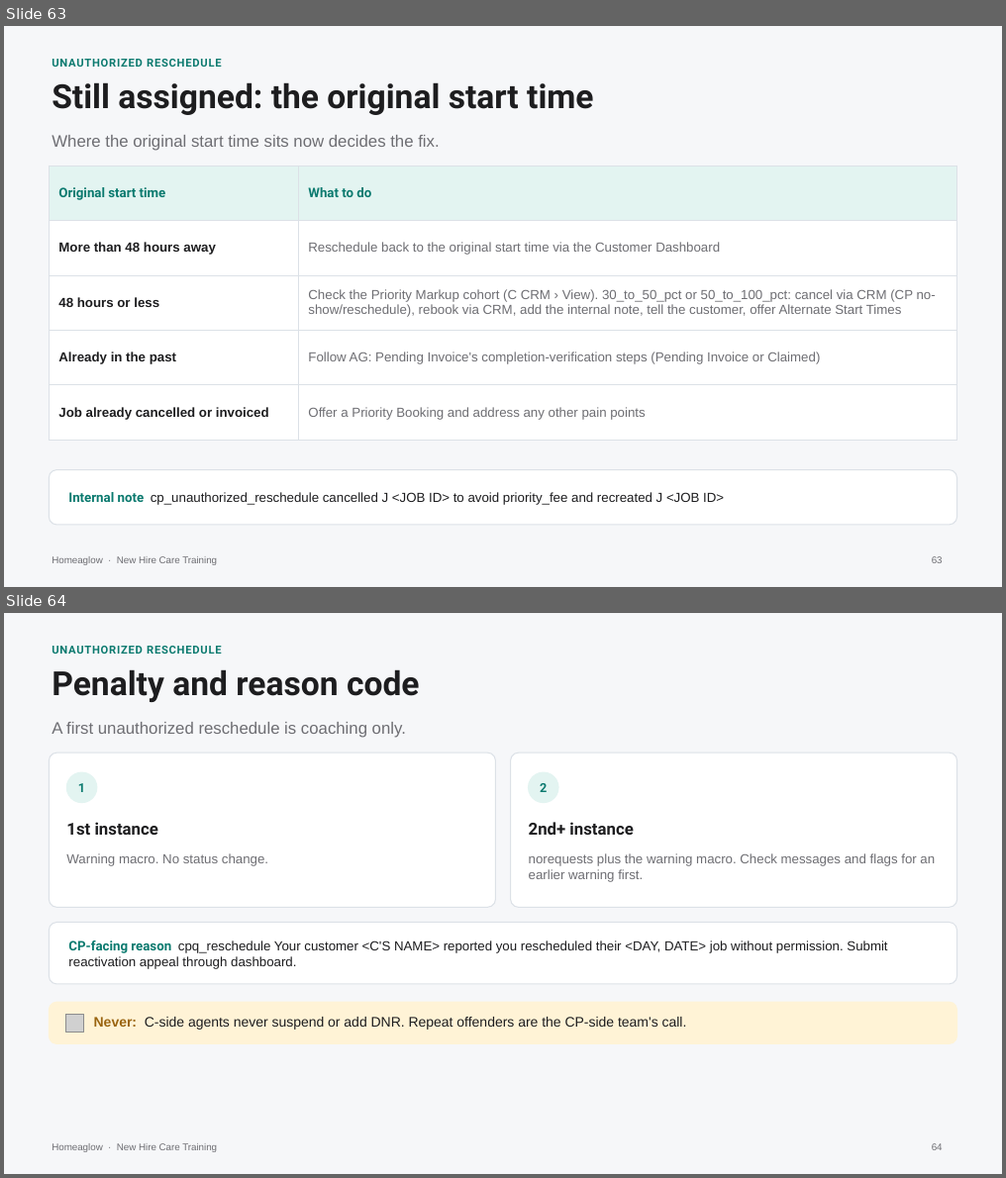
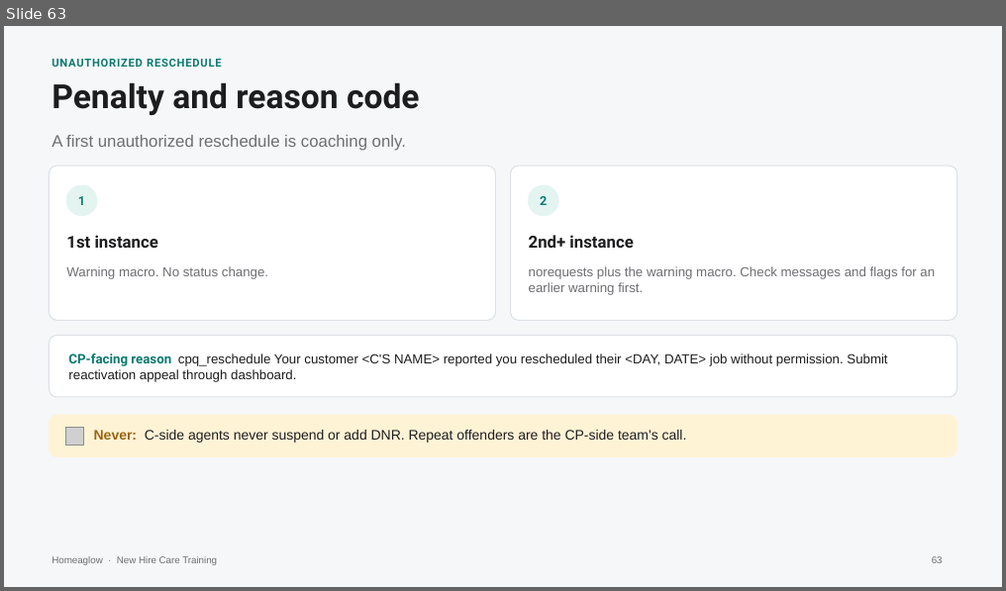
Before and after one commit to anjulimichelle/training, a slide deck: billing-disputes/billing-disputes-cash-payments.pptx. Shown one above the other, each under a label of ours: slides 63 and 64 before the commit, slide 63 after it. The pictures are 1006x1178 and 1006x591 pixels, drawn with LibreOffice and Linux fonts; fonts in the diff are those of the drawing; grey boxes stand for pictures. Boxes give left, top, right and bottom in pixels: in the first picture for what was removed or moved away, otherwise in the second. Text is boxed around its words. In the diff, an @@ line names an element or a change of style, - is before the commit and + after.

```diff
--- a/billing-disputes/billing-disputes-cash-payments.pptx
+++ b/billing-disputes/billing-disputes-cash-payments.pptx
@@ slide 63 removed at bbox=[4, 26, 1002, 587], background #F6F7F9; not listed: 1 template element that a slide beside it also shows @@
@@ text removed at bbox=[52, 59, 221, 67] @@
-UNAUTHORIZED RESCHEDULE
@@ text removed at bbox=[52, 82, 593, 115] @@
-Still assigned: the original start time
@@ text removed at bbox=[52, 135, 439, 151] @@
-Where the original start time sits now decides the fix.
@@ table removed at bbox=[49, 166, 957, 424], 5 rows, 2 columns @@
-Original start time | What to do
-More than 48 hours away | Reschedule back to the original start time via the Customer Dashboard
-48 hours or less | Check the Priority Markup cohort (C CRM › View). 30_to_50_pct or 50_to_100_pct: cancel via CRM (CP no-show/reschedule), rebook via CRM, add the internal note, tell the customer, offer Alternate Start Times
-Already in the past | Follow AG: Pending Invoice's completion-verification steps (Pending Invoice or Claimed)
-Job already cancelled or invoiced | Offer a Priority Booking and address any other pain points
@@ rounded rectangle removed at bbox=[49, 471, 957, 525] @@
@@ text removed at bbox=[68, 492, 724, 505] @@
-Internal note cp_unauthorized_reschedule cancelled J <JOB ID> to avoid priority_fee and recreated J <JOB ID>
@@ page number removed at bbox=[932, 557, 943, 564] @@
-63
@@ what was slide 64 is now slide 63 @@
```
Also in this commit, not shown: 1 slide added, 1 other slide removed, 1 other file.
